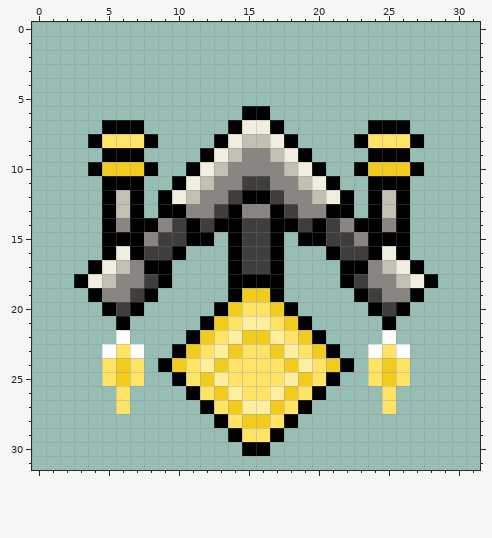
Pixel-art sprite: Unity/Bullet Bunny/Assets/Sprites/Enemy/RAT/RatFlyer/Idle/rat_flyer_hover_05.png. The first picture shows the starting point.
The file is 32x32 pixels.
New version:
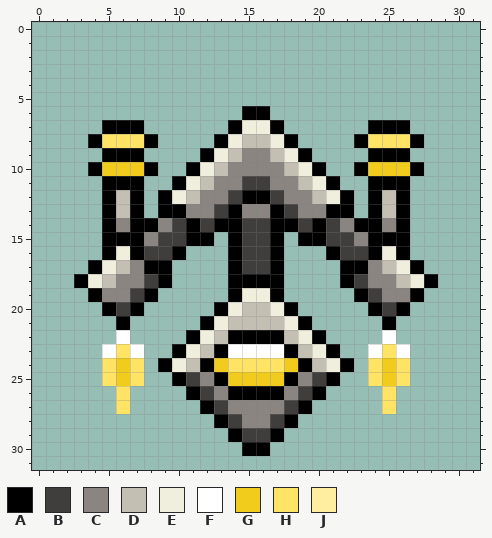
Palette (. is transparent): A #000000  B #3f3e3d  C #8a8580  D #c3c0b3  E #f0eedc  F #ffffff  G #f2cc1c  H #ffe364  J #ffee9f
Change:
y 19: x 15..16 GG -> EE
y 20: x 14..17 GHHG -> EDDE
y 21: x 13..18 GHJJHG -> EDDDDE
y 22: x 12..19 GHJGGJHG -> EDAAAADE
y 23: x 11..20 GHJGHHGJHG -> EDAFFFFADE
y 24: x 10..12 GHJ -> EDA; x 19..21 JHG -> ADE
y 25: x 11..20 HGJHHHHJGH -> BCAGGGGACB
y 26: x 12..19 HGJHHJGH -> BCAAAACB
y 27: x 13..18 HGJJGH -> BCCCCB
y 28: x 14..17 HGGH -> BCCB
y 29: x 15..16 HH -> BB
Changed places in both pictures, as pixel boxes (x1, y1, x2, y2):
changed: (172, 288, 340, 442)
